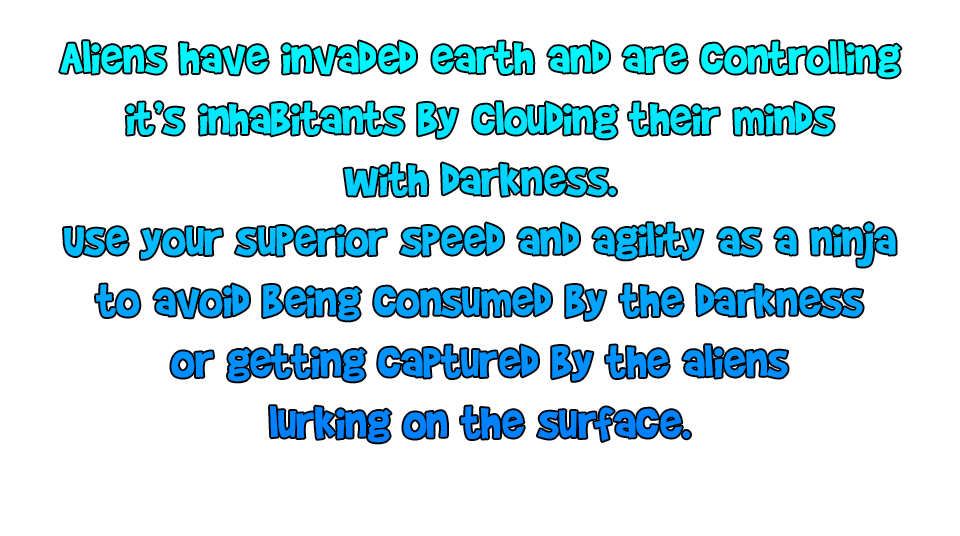
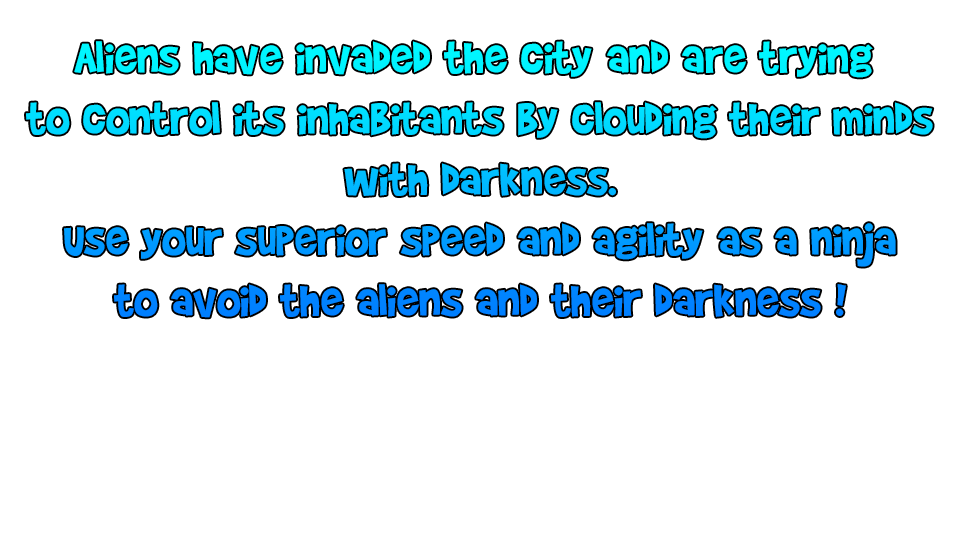
Revision of a layered w=960, h=536 image; what changed, layer by layer:
renamed "Aliens have invaded earth and are controlling it’s inhabitants" to "Aliens have invaded the city and are trying to control its inh", painted on it over left=26, top=41, right=933, bottom=443
